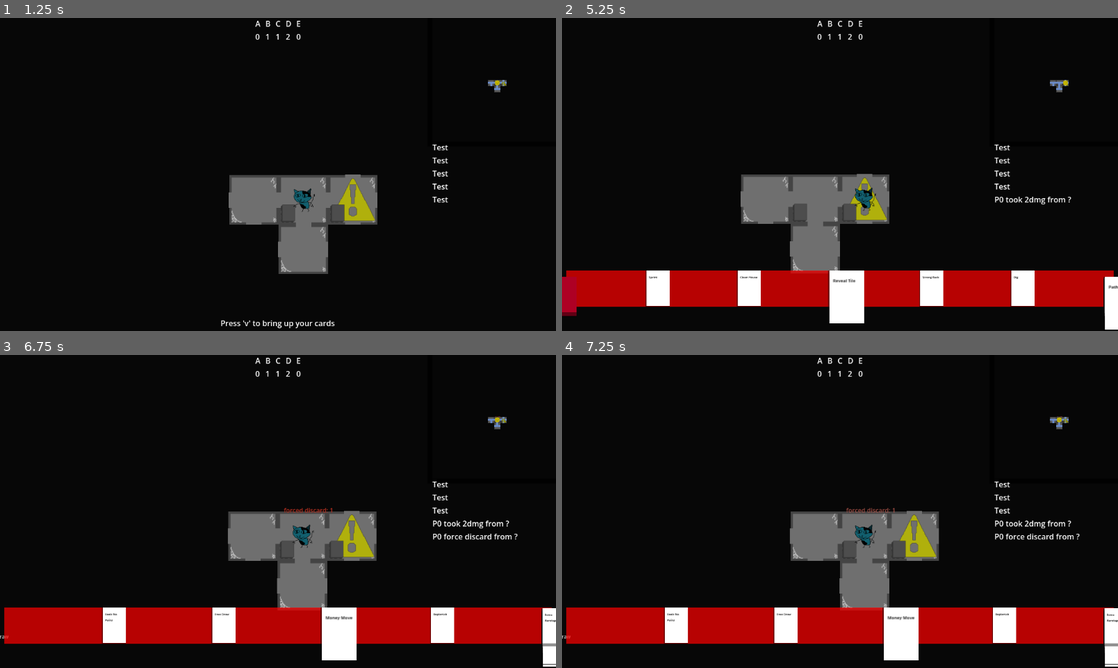
Above: before the commit, frames 1-4 (two rows, left to right).
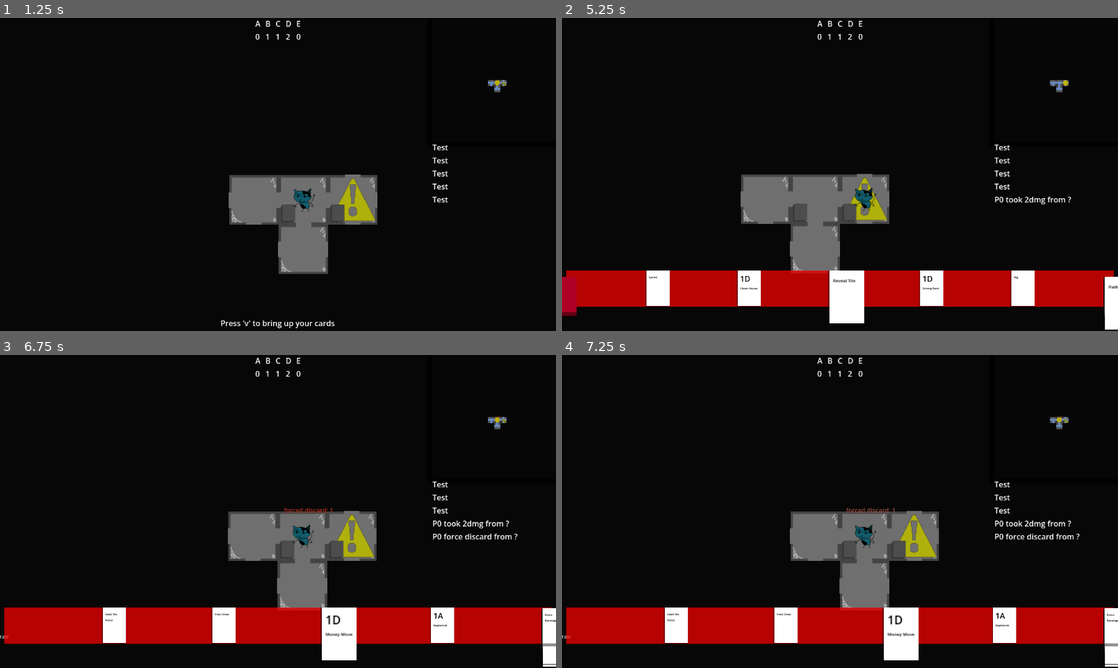
Above: after the commit, the same moments.

Repository: emrysshevek/gameganggame
Game: Godot game, scene res://scenes/GameScene.tscn
The game is run twice, just before and just after one commit, with the same random seed, the same clock (stepped at 60 frames per second) and the same inputs.
Inputs (mouse positions are in pixels of both pictures, inside the frame that each line leads up to):
- Up to frame 1 (1.25 s): tap V (debug_v) at 0.5 s; move the mouse to (400, 158) at 0.52 s; hold D (move_right) from 0.53 s (still down); tap G (discard) at 0.6 s; click (400, 158) at 0.67 s
- Up to frame 2 (5.25 s): release D (move_right) at 1.25 s; tap V (debug_v) at 1.25, 5 s; drag from (728, 190) to (812, 237) at 1.27 s; move the mouse to (895, 105) at 2.02 s; hold D (move_right) 2.03-2.75 s; tap C (toggle_cursor) at 2.1 s; click "Draw" at 2.75 s; click "Discard" at 3.5 s; tap Enter (toggle_end_turn) at 4.25 s; drag from (812, 237) to (673, 127) at 4.27 s; move the mouse to (1006, 221) at 5.02 s; hold A (move_left) from 5.03 s (still down); hold Shift from 5.03 s (still down)
- Up to frame 3 (6.75 s): release A (move_left) at 5.75 s; release Shift at 5.75 s; tap Enter (toggle_end_turn) at 5.75 s; drag from (111, 464) to (194, 433) at 5.77 s; tap V (debug_v) at 6.5 s; move the mouse to (305, 511) at 6.52 s; hold S (debug_down) from 6.53 s (still down); tap Ctrl at 6.6 s; click (305, 511) at 6.67 s
- Up to frame 4 (7.25 s): keep holding S (debug_down)

Frame 1 is identical in both runs. In frame 2, less than 0.1% of the frame differs, in the area x 32-68%, y 82-87%; in frame 3, 0.2%, in the area x 58-81%, y 82-90%; in frame 4, 0.2%.

Commit message:
Added values for the already completed cards that I made

Diff:
--- a/cards/cards/clean_house/clean_house_card.tscn
+++ b/cards/cards/clean_house/clean_house_card.tscn
@@ -5,5 +5,8 @@
 
 [node name="CleanHouseCard" unique_id=693299294 instance=ExtResource("1_p8gcx")]
 script = ExtResource("2_h7itx")
+cost = Dictionary[int, int]({
+3: 1
+})
 description = "Clean House"
 targets_required = null
--- a/cards/cards/money_move/money_move_card.tscn
+++ b/cards/cards/money_move/money_move_card.tscn
@@ -5,5 +5,8 @@
 
 [node name="MoneyMoveCard" unique_id=693299294 instance=ExtResource("1_nd4dh")]
 script = ExtResource("2_al8sb")
+cost = Dictionary[int, int]({
+3: 1
+})
 description = "Money Move"
 targets_required = null
--- a/cards/cards/replenish/replenish_card.tscn
+++ b/cards/cards/replenish/replenish_card.tscn
@@ -5,5 +5,8 @@
 
 [node name="ReplenishCard" unique_id=693299294 instance=ExtResource("1_7sbpw")]
 script = ExtResource("2_v3i56")
+cost = Dictionary[int, int]({
+0: 1
+})
 description = "Replenish"
 targets_required = null
--- a/cards/cards/strong_back/strong_back_card.tscn
+++ b/cards/cards/strong_back/strong_back_card.tscn
@@ -5,5 +5,8 @@
 
 [node name="StrongBackCard" unique_id=693299294 instance=ExtResource("1_v3ub1")]
 script = ExtResource("2_ubk2o")
+cost = Dictionary[int, int]({
+3: 1
+})
 description = "Strong Back"
 targets_required = null
--- a/cards/cards/trade/trade_card.tscn
+++ b/cards/cards/trade/trade_card.tscn
@@ -5,5 +5,8 @@
 
 [node name="TradeCard" unique_id=693299294 instance=ExtResource("1_tyk6b")]
 script = ExtResource("2_ld76h")
+cost = Dictionary[int, int]({
+1: 1
+})
 description = "Trade"
 targets_required = null
